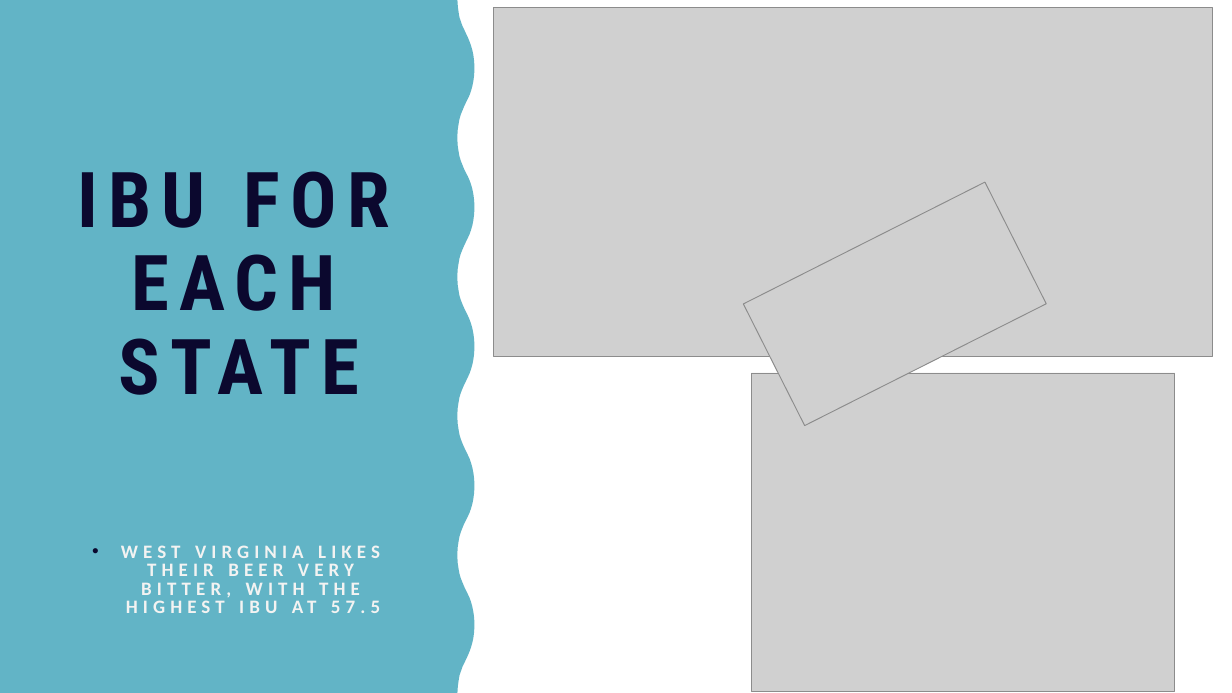
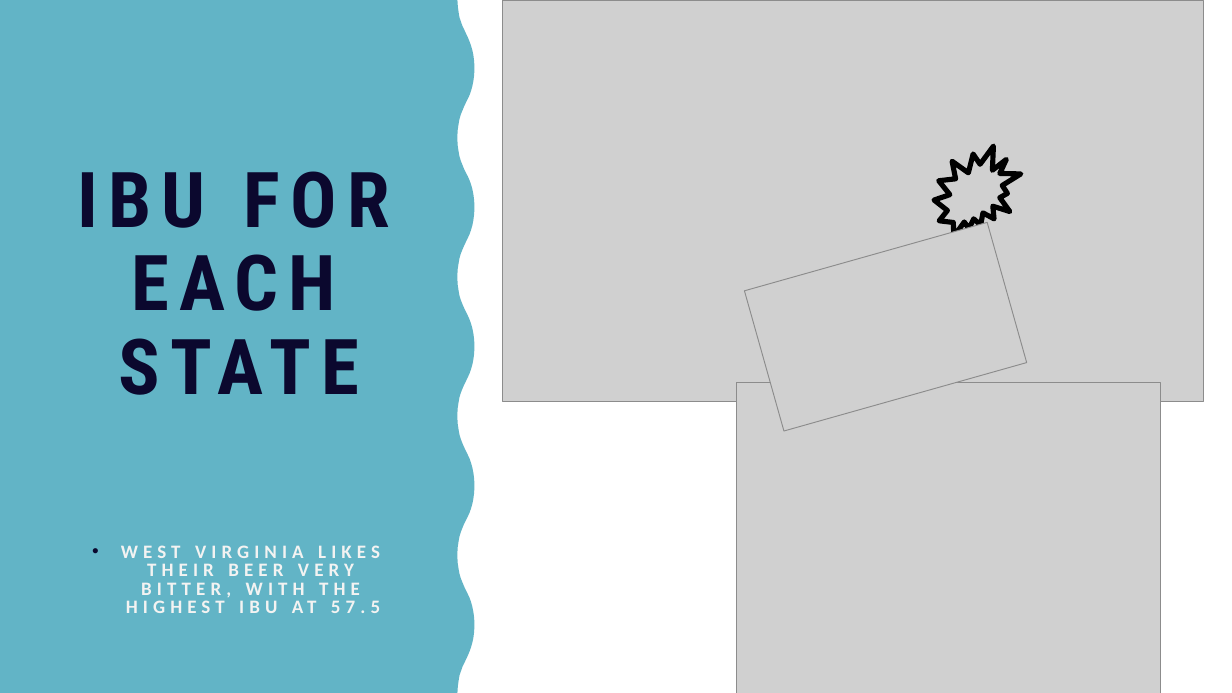
Before and after one commit to mattfarrow1/6306-project-1, a slide deck: slide 6 of docs/Matt_Farrow_Megan_Ball_DS6306_EDA.pptx. Drawn at 1232x693 pixels with LibreOffice and Linux fonts; fonts in the diff are those of the drawing; grey boxes stand for pictures. Boxes give left, top, right and bottom in pixels: in the first picture for what was removed or moved away, otherwise in the second. Text is boxed around its words. In the diff, an @@ line names an element or a change of style, - is before the commit and + after.

```diff
--- a/docs/Matt_Farrow_Megan_Ball_DS6306_EDA.pptx
+++ b/docs/Matt_Farrow_Megan_Ball_DS6306_EDA.pptx
@@ picture: place and size @@
-picture at <box>494,7,1213,356</box>
+picture at <box>503,0,1204,401</box>
@@ irregular seal added at <box>934,146,1021,237</box>, outline #000000 4 pt @@
@@ picture at <box>745,223,1027,432</box>: rotation 153 to 164 degrees @@
@@ picture: place and size @@
-picture at <box>751,373,1175,691</box>
+picture at <box>737,383,1160,693</box>
```
Also in this commit, not shown: 3 other slides changed, 2 slides added, 1 slide removed.
